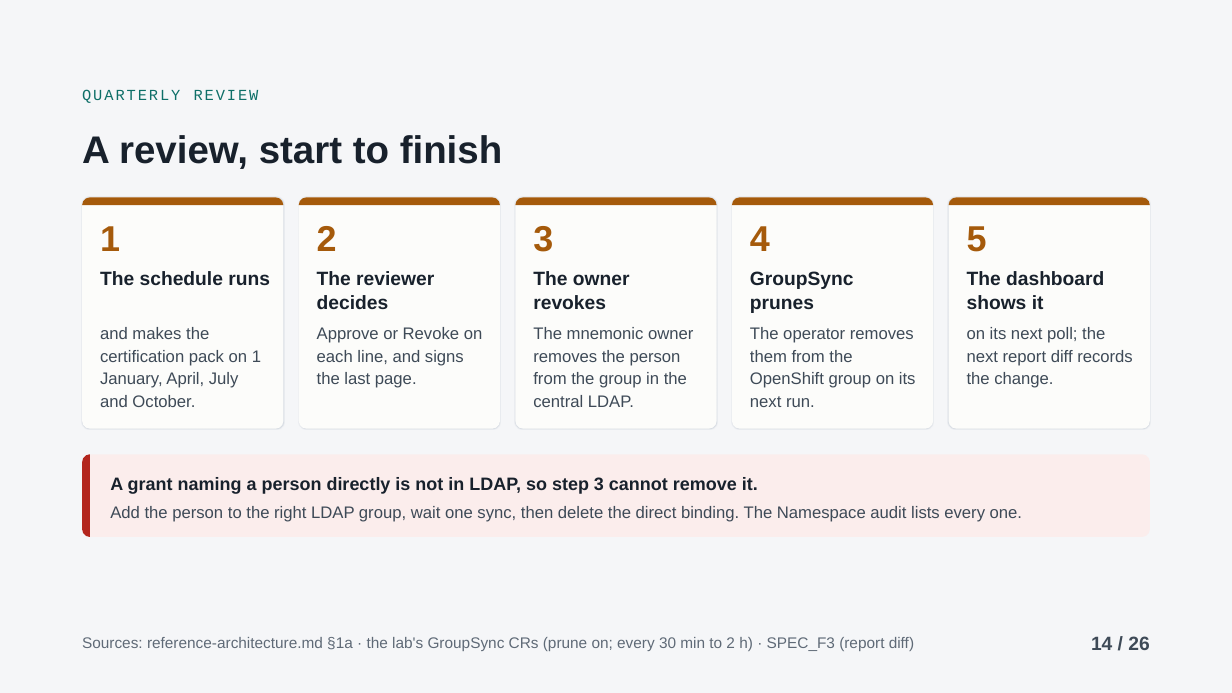
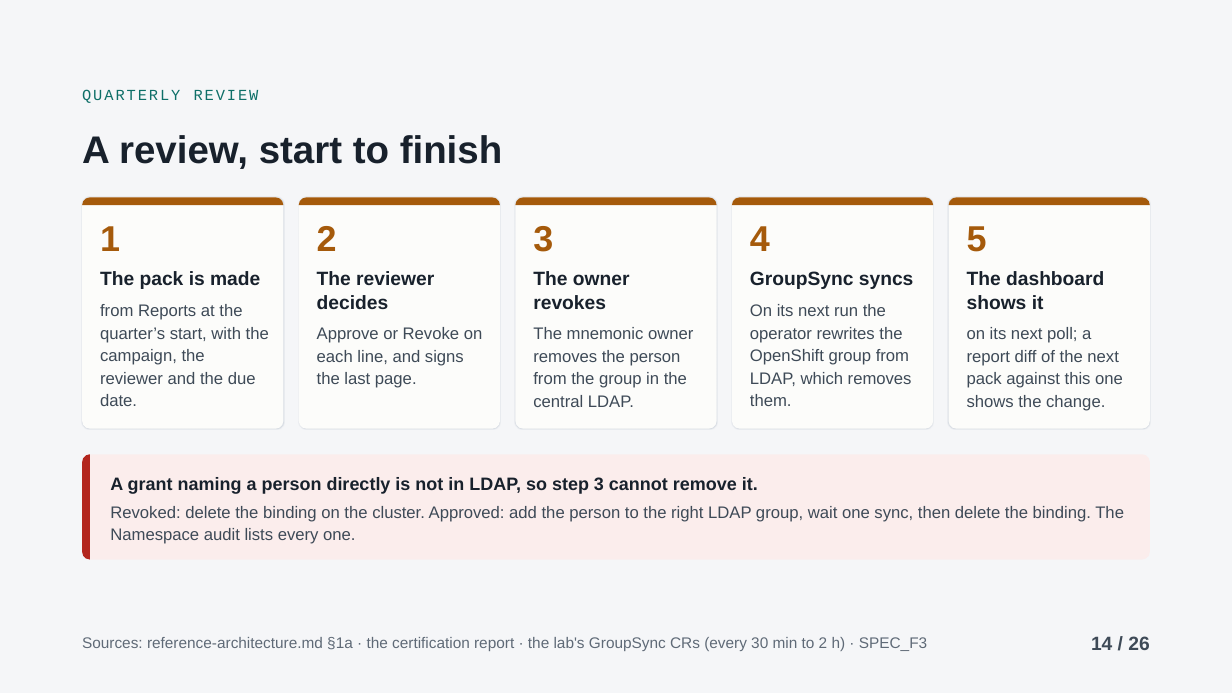
Before and after one commit to ephico2real2/group-sync-dashboard, a slide deck: slide 14 of docs/presentations/access-tracking-intro/deck.pptx. Drawn at 1232x693 pixels with LibreOffice and Linux fonts; fonts in the diff are those of the drawing. Boxes give left, top, right and bottom in pixels: in the first picture for what was removed or moved away, otherwise in the second. Text is boxed around its words. In the diff, an @@ line names an element or a change of style, - is before the commit and + after.

```diff
--- a/docs/presentations/access-tracking-intro/deck.pptx
+++ b/docs/presentations/access-tracking-intro/deck.pptx
@@ text at (100,271,260,289): text changed @@
-The schedule runs
+The pack is made
@@ text at (750,271,914,289): text changed @@
-GroupSync prunes
+GroupSync syncs
@@ text at (100,304,269,406): text changed @@
-and makes the certification pack on 1 January, April, July and October.
+from Reports at the quarter’s start, with the campaign, the reviewer and the due date.
@@ text at (750,304,912,406): text changed @@
-The operator removes them from the OpenShift group on its next run.
+On its next run the operator rewrites the OpenShift group from LDAP, which removes them.
@@ text at (967,327,1123,411): text changed @@
-on its next poll; the next report diff records the change.
+on its next poll; a report diff of the next pack against this one shows the change.
@@ rounded rectangle: place and size @@
-rounded rectangle at (82,455,1151,538)
+rounded rectangle at (82,455,1151,560)
@@ rounded rectangle at (82,455,1151,560): proportions changed @@
@@ freeform shape: place and size @@
-freeform shape at (82,455,1151,538)
+freeform shape at (82,455,1151,560)
@@ text at (110,506,1124,544): text changed @@
-Add the person to the right LDAP group, wait one sync, then delete the direct binding. The Namespace audit lists every one.
+Revoked: delete the binding on the cluster. Approved: add the person to the right LDAP group, wait one sync, then delete the binding. The Namespace audit lists every one.
@@ text at (82,637,927,651): text changed @@
-Sources: reference-architecture.md §1a · the lab's GroupSync CRs (prune on; every 30 min to 2 h) · SPEC_F3 (report diff)
+Sources: reference-architecture.md §1a · the certification report · the lab's GroupSync CRs (every 30 min to 2 h) · SPEC_F3
```
Also in this commit, not shown: 5 other slides changed, 3 other files.
